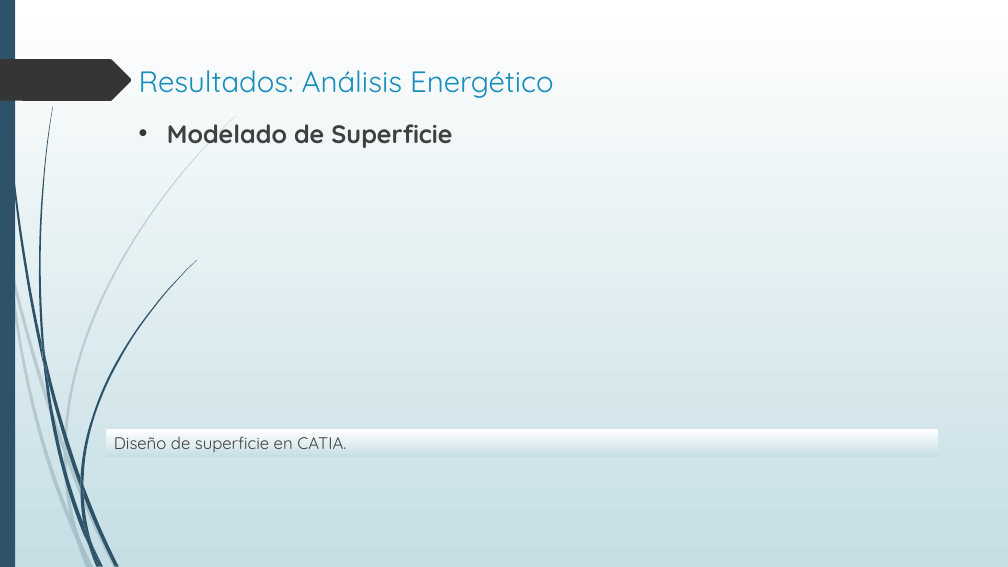
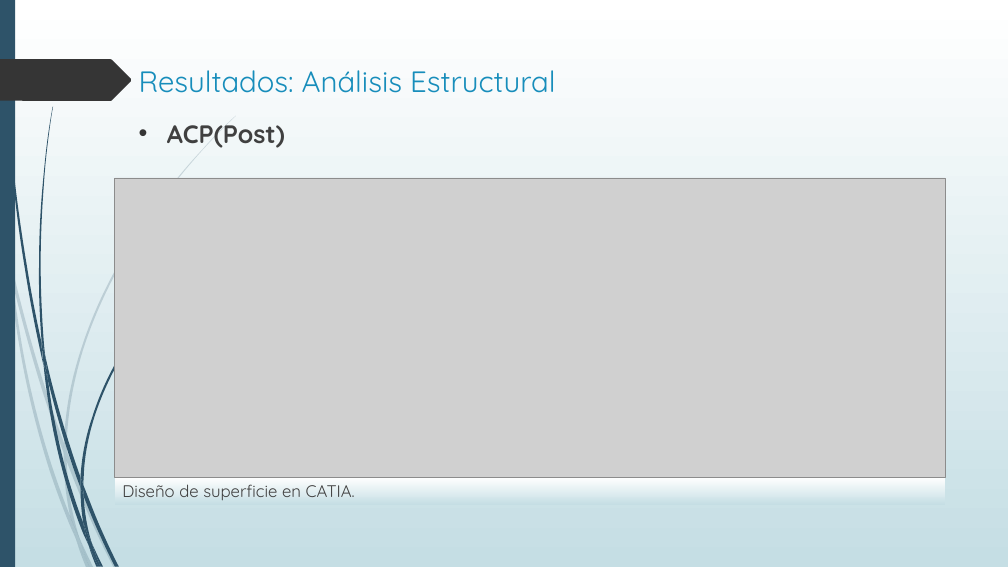
Before and after one commit to ChuyX3/WTDesigner, a slide deck: slide 25 of Protocolo de Tesis Presentación.pptx. Drawn at 1008x567 pixels with LibreOffice and Linux fonts; fonts in the diff are those of the drawing; grey boxes stand for pictures; background and template pictures are left out. Boxes give left, top, right and bottom in pixels: in the first picture for what was removed or moved away, otherwise in the second. Text is boxed around its words. In the diff, an @@ line names an element or a change of style, - is before the commit and + after.

```diff
--- a/Protocolo de Tesis Presentación.pptx
+++ b/Protocolo de Tesis Presentación.pptx
@@ title at box(139, 70, 556, 93): text changed @@
-Resultados: Análisis Energético
+Resultados: Análisis Estructural
@@ text at box(167, 125, 285, 148): text changed @@
-• Modelado de Superficie
+• ACP(Post)
@@ picture added at box(115, 178, 945, 477) @@
@@ rectangle "Diseño de superficie en CATIA.": place and size @@
-rectangle "Diseño de superficie en CATIA." at box(107, 430, 938, 457)
+rectangle "Diseño de superficie en CATIA." at box(115, 477, 945, 505)
```
Also in this commit, not shown: 6 other slides changed, 2 slides added.
